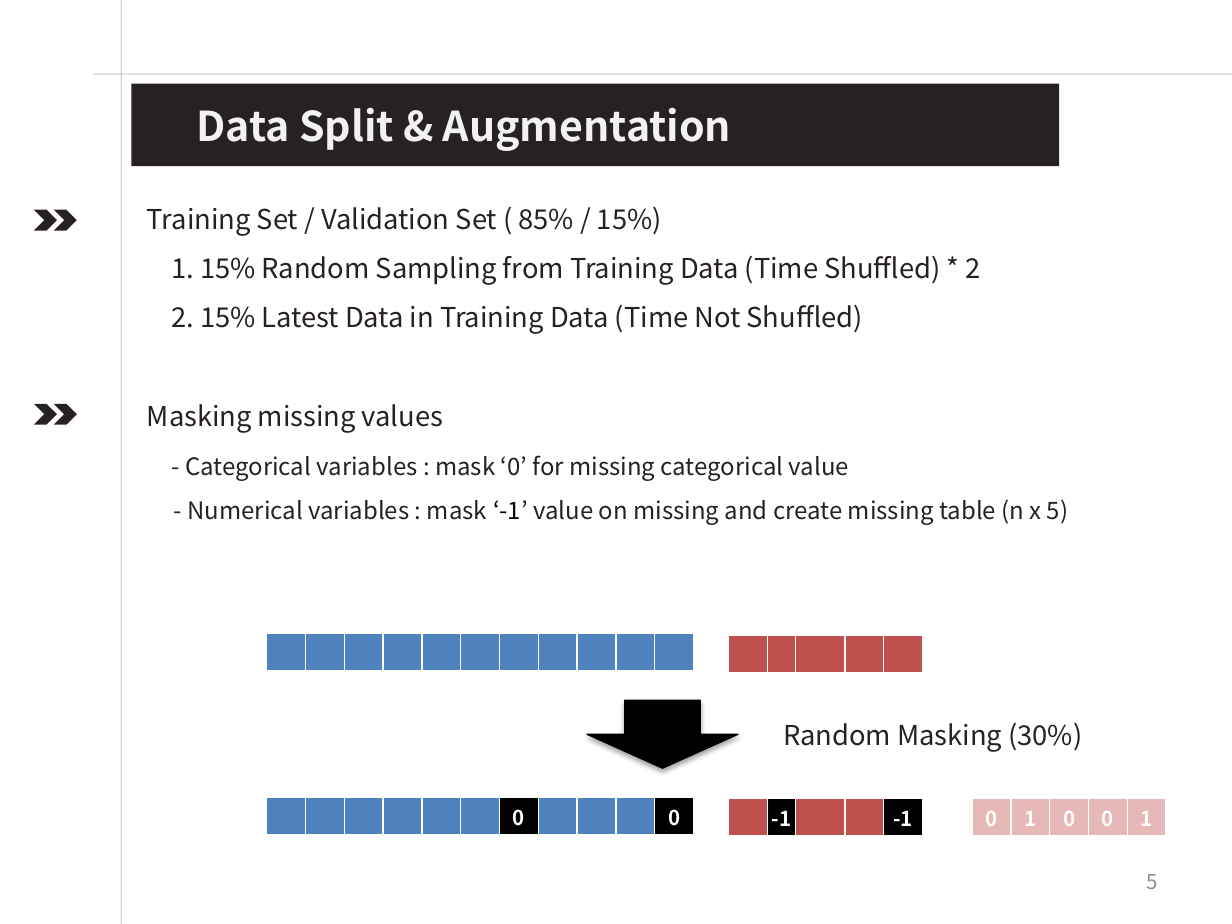
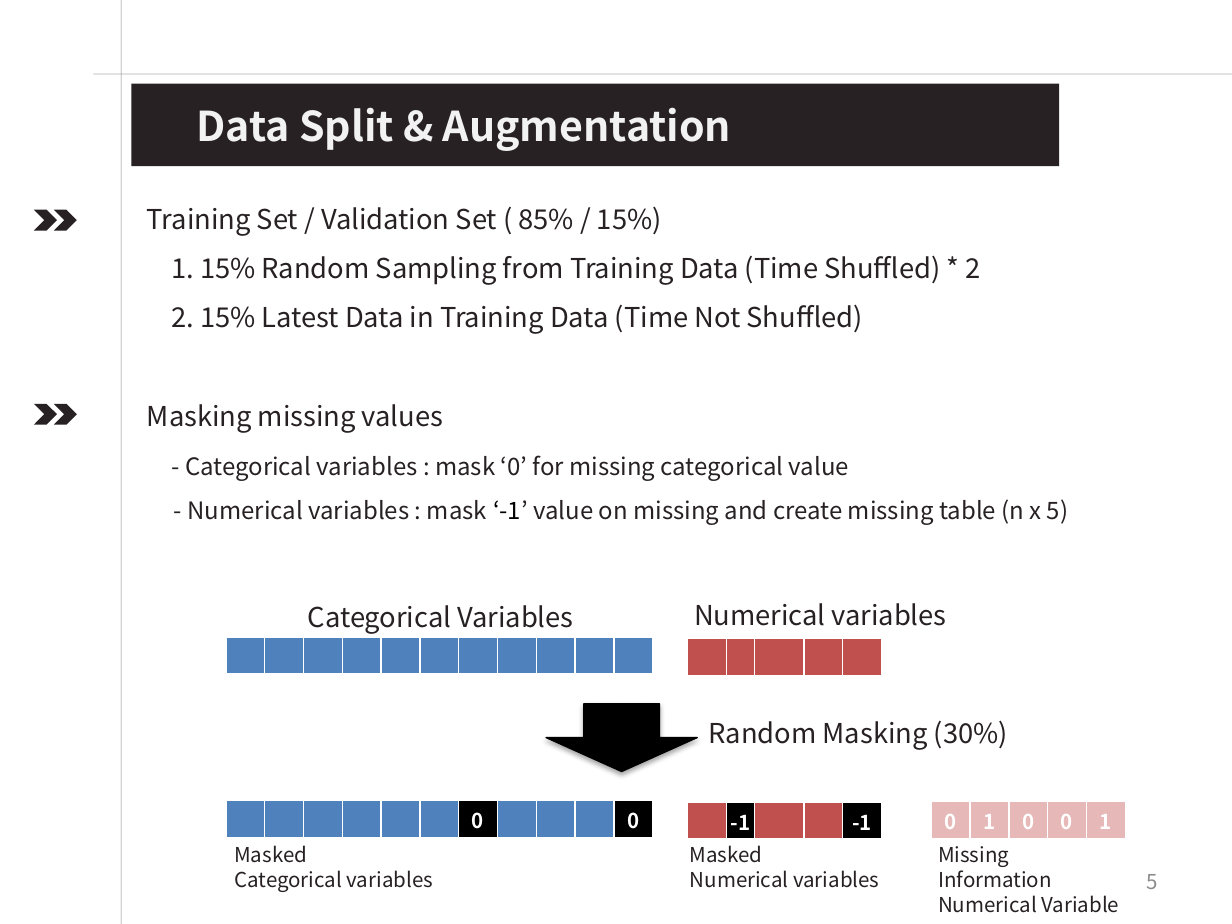
Before and after one commit to Timmy-Oh/Samsung_Data_Challenge_2018, a slide deck: slide 5 of Samsung_AI_Challenge_Data_Timmy.pptx. Drawn at 1232x924 pixels with LibreOffice and Linux fonts; fonts in the diff are those of the drawing. Boxes give left, top, right and bottom in pixels: in the first picture for what was removed or moved away, otherwise in the second. Text is boxed around its words. In the diff, an @@ line names an element or a change of style, - is before the commit and + after.

```diff
--- a/Samsung_AI_Challenge_Data_Timmy.pptx
+++ b/Samsung_AI_Challenge_Data_Timmy.pptx
@@ text added at (308, 605, 573, 634), 16 pt, text #272123 @@
+Categorical Variables
@@ text added at (694, 603, 947, 626), 16 pt, text #272123 @@
+Numerical variables
@@ 5 tables, 1 down arrow: place and size @@
-5 tables, 1 down arrow at (267, 633, 1163, 837)
+5 tables, 1 down arrow at (225, 637, 1122, 840)
@@ text "Random Masking (30%)": place and size @@
-text "Random Masking (30%)" at (783, 722, 1082, 752)
+text "Random Masking (30%)" at (709, 720, 1008, 750)
@@ text added at (234, 845, 433, 892), 12 pt, text #272123 @@
+Masked
+Categorical variables
@@ text added at (690, 845, 879, 888), 12 pt, text #272123 @@
+Masked
+Numerical variables
@@ text added at (938, 846, 1119, 913), 12 pt, text #272123 @@
+Missing Information
+Numerical Variable
```
Also in this commit, not shown: 6 other slides changed, 2 slides added, 12 other files.
